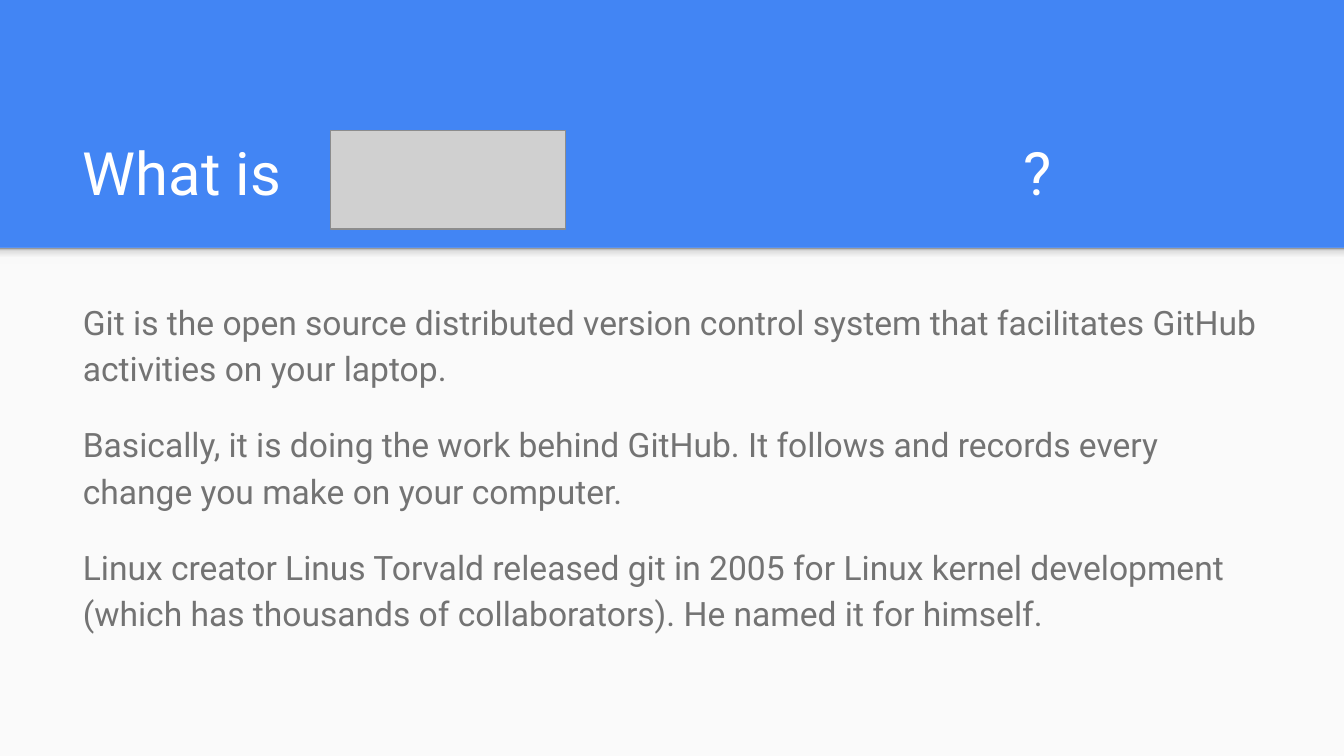
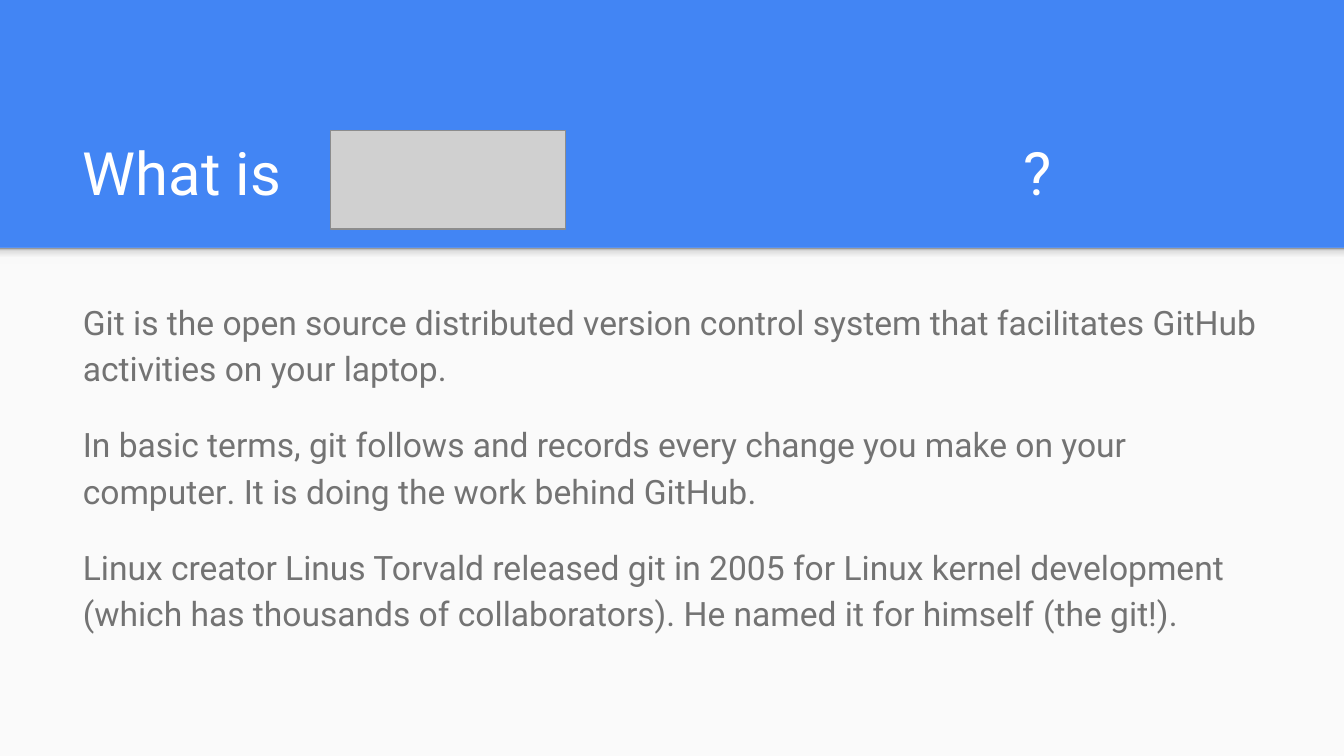
Before and after one commit to jojokarlin/Git_DRI_Jan_2017, a slide deck: slide 4 of GitHub.pptx. Drawn at 1344x756 pixels with LibreOffice and Linux fonts; fonts in the diff are those of the drawing; grey boxes stand for pictures. Boxes give left, top, right and bottom in pixels: in the first picture for what was removed or moved away, otherwise in the second. Text is boxed around its words. In the diff, an @@ line names an element or a change of style, - is before the commit and + after.

```diff
--- a/GitHub.pptx
+++ b/GitHub.pptx
@@ text at box(83, 431, 1223, 634): text changed @@
-Basically, it is doing the work behind GitHub. It follows and records every change you make on your computer.
-Linux creator Linus Torvald released git in 2005 for Linux kernel development (which has thousands of collaborators). He named it for himself.
+In basic terms, git follows and records every change you make on your computer. It is doing the work behind GitHub.
+Linux creator Linus Torvald released git in 2005 for Linux kernel development (which has thousands of collaborators). He named it for himself (the git!).
```
Also in this commit, not shown: 7 other slides changed, 3 slides removed, 5 other files.
